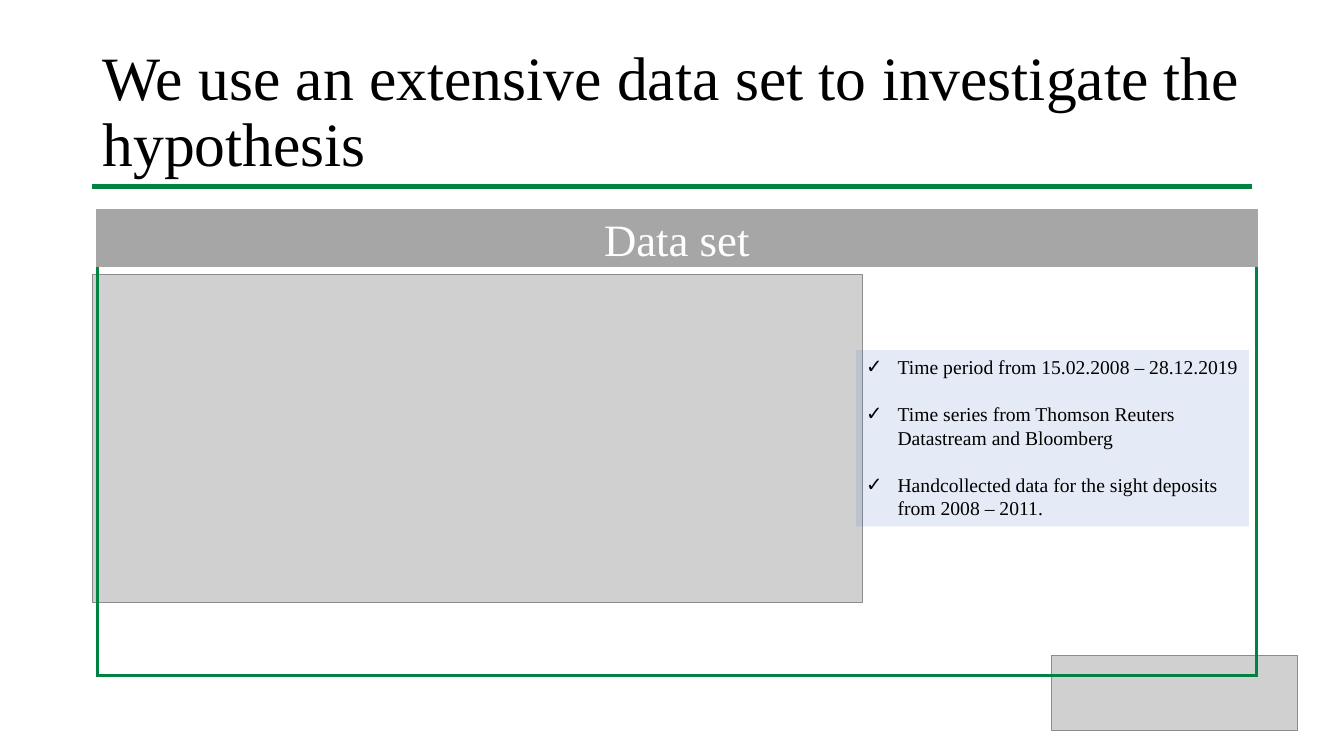
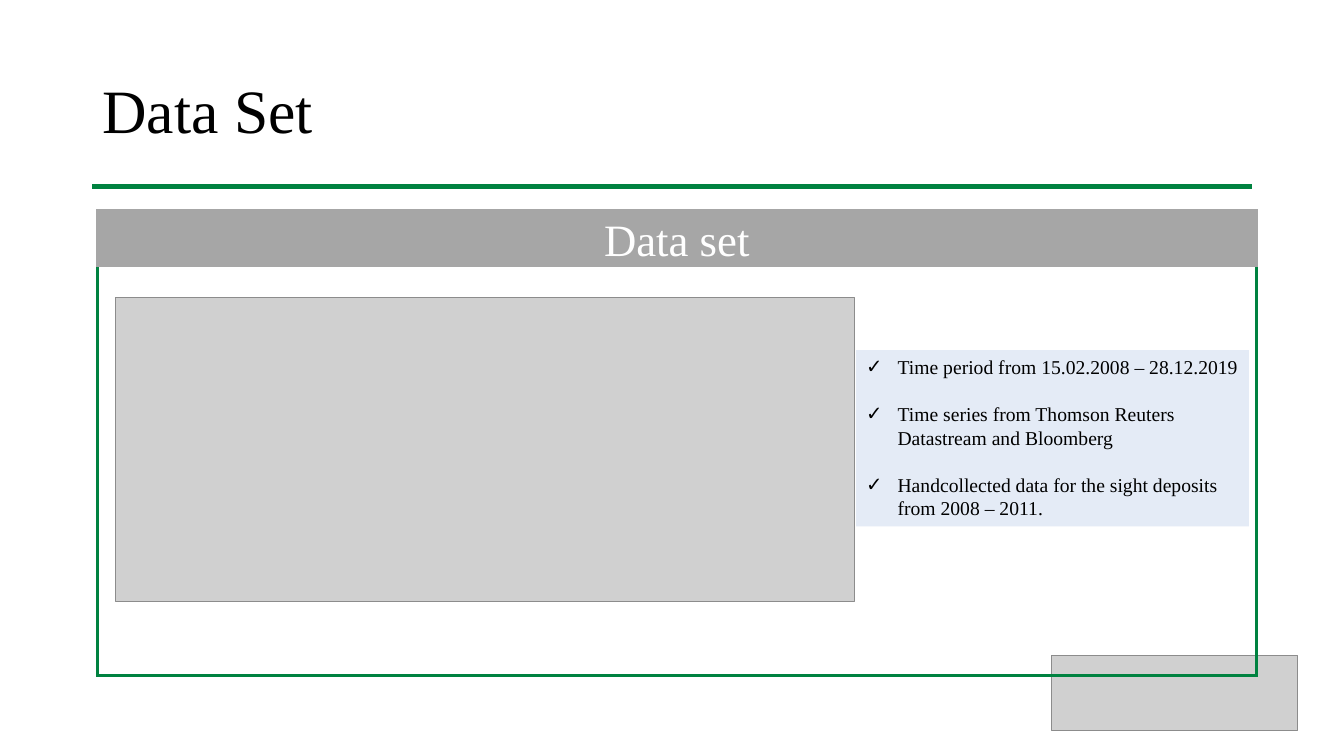
Before and after one commit to larsphilipp/ResSem19, a slide deck: slide 8 of Plots/Presentation_Stauffenegger_Woessner.pptx. Drawn at 1344x756 pixels with LibreOffice and Linux fonts; fonts in the diff are those of the drawing; grey boxes stand for pictures. Boxes give left, top, right and bottom in pixels: in the first picture for what was removed or moved away, otherwise in the second. Text is boxed around its words. In the diff, an @@ line names an element or a change of style, - is before the commit and + after.

```diff
--- a/Plots/Presentation_Stauffenegger_Woessner.pptx
+++ b/Plots/Presentation_Stauffenegger_Woessner.pptx
@@ title at (x1=102, y1=92, x2=313, y2=134): text changed @@
-We use an extensive data set to investigate the hypothesis
+Data Set
@@ picture resized from (x1=93, y1=274, x2=863, y2=602) to (x1=115, y1=297, x2=855, y2=601) @@
```
Also in this commit, not shown: 4 other slides changed, 1 slide added.
